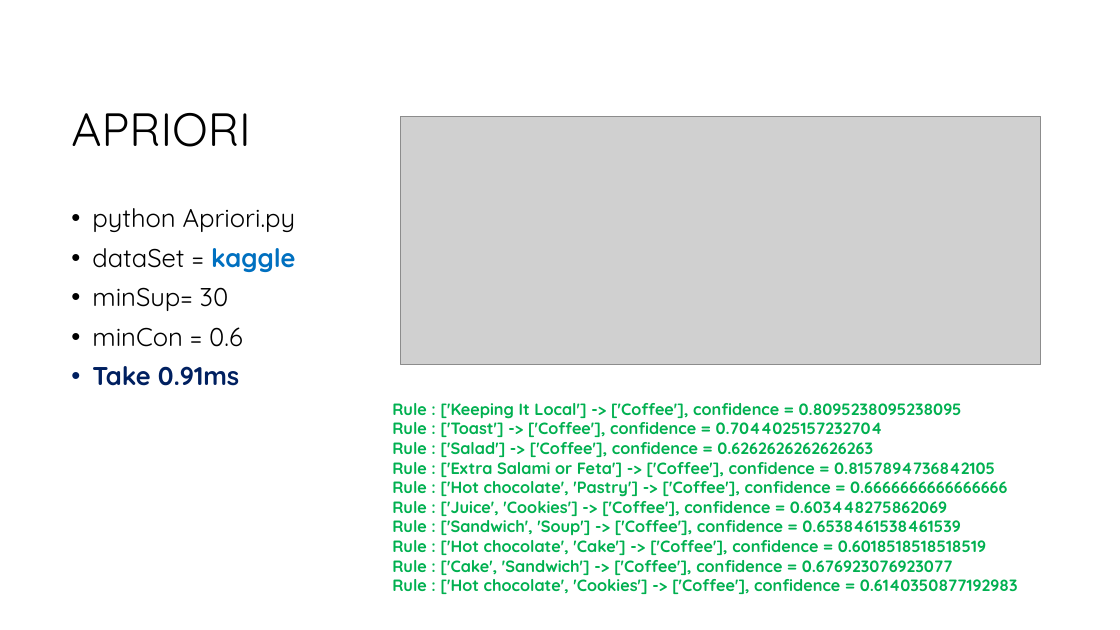
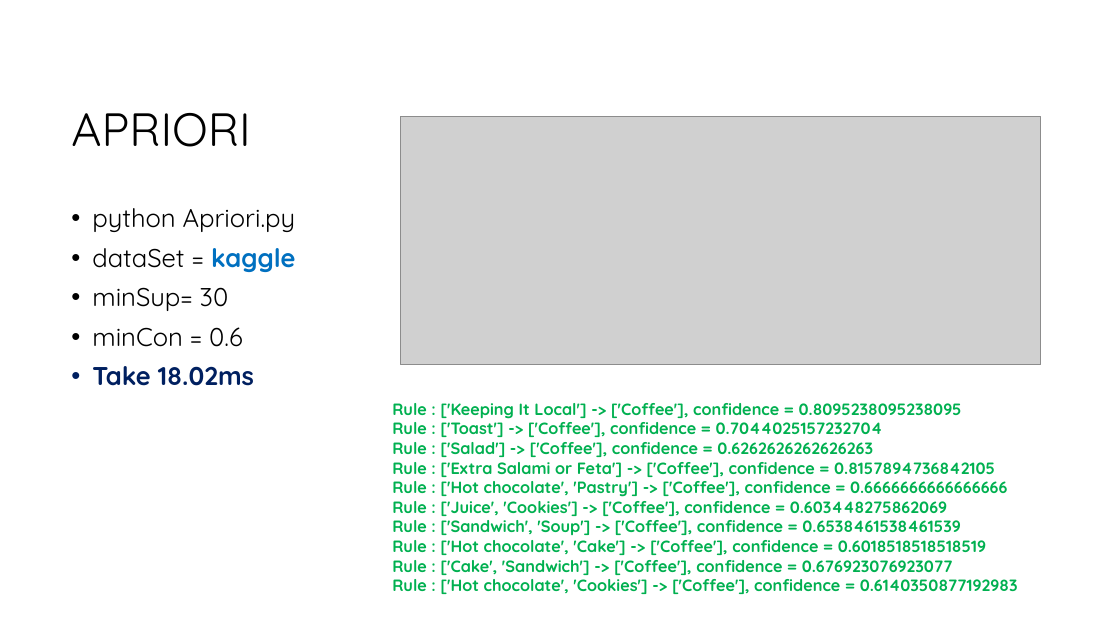
Before and after one commit to Leyan529/DataMining, a slide deck: slide 14 of Apriori/Report/Apriori Report.pptx. Drawn at 1120x630 pixels with LibreOffice and Linux fonts; fonts in the diff are those of the drawing; grey boxes stand for pictures; background and template pictures are left out. Boxes give left, top, right and bottom in pixels: in the first picture for what was removed or moved away, otherwise in the second. Text is boxed around its words. In the diff, an @@ line names an element or a change of style, - is before the commit and + after.

```diff
--- a/Apriori/Report/Apriori Report.pptx
+++ b/Apriori/Report/Apriori Report.pptx
@@ text at [92, 366, 254, 386]: text changed @@
-• Take 0.91ms
+• Take 18.02ms
```
Also in this commit, not shown: 6 other slides changed, 4 slides added, 6 other files.
